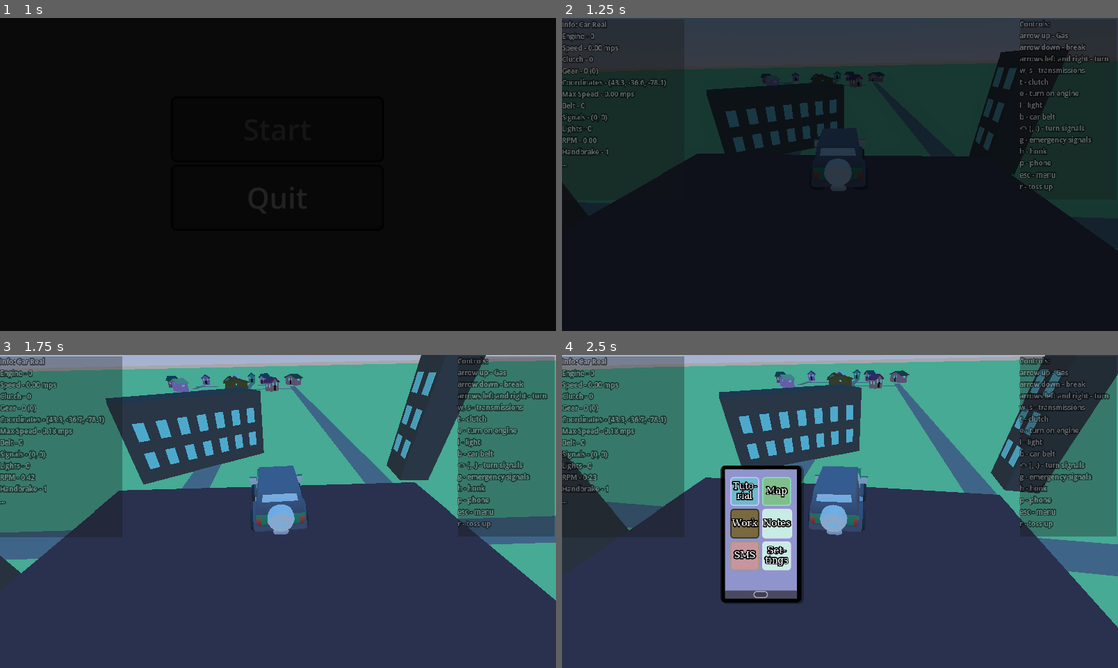
Above: before the commit, frames 1-4 (two rows, left to right).
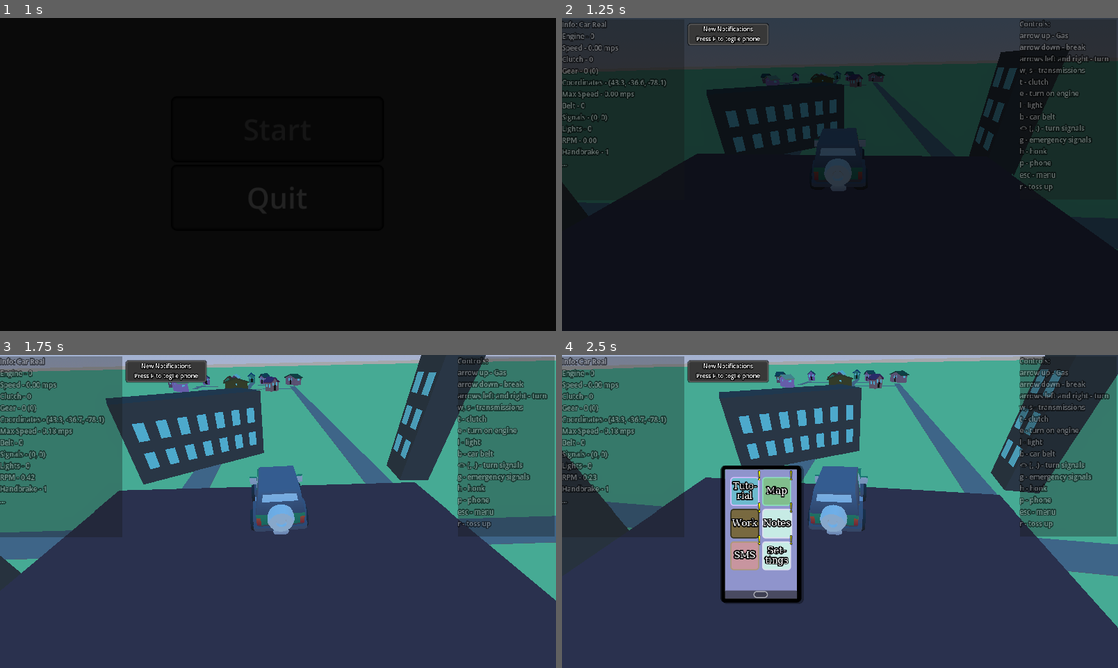
Above: after the commit, the same moments.

Repository: artemagant/JameGam
Game: Godot game, scene res://Scenes/Main/main.tscn
Same seed, same stepped clock (60 frames per second), same inputs: the game is played once before the commit and once after it. The engine's default icon, where the game draws it, is replaced by a stand-in: a white triangle on a blue panel in a dark square.
Inputs (mouse positions are in pixels of both pictures, inside the frame that each line leads up to):
- Up to frame 1 (1 s): click "Start" at 0.5 s
- Up to frame 2 (1.25 s): no input
- Up to frame 3 (1.75 s): tap P (phone) at 1.25 s; move the mouse to (305, 511) at 1.27 s; hold Up (up) from 1.28 s (still down); hold P (phone) from 1.28 s (still down)
- Up to frame 4 (2.5 s): keep holding Up (up); move the mouse to (812, 511) at 2.02 s; release P (phone) at 2.03 s; tap W (add_gear) at 2.1 s; tap P (phone) at 2.3 s

Frame 1 is identical in both runs. In frame 2, 0.4% of the frame differs, in the area x 22-38%, y 1-9%; in frame 3, 1.1%; in frame 4, 1.2%, in the area x 22-42%, y 1-61%.

Commit message:
Working on phone - working on sms

Diff:
--- a/jame-gam/Scenes/Game_UI/ui.gd
+++ b/jame-gam/Scenes/Game_UI/ui.gd
@@ -1,4 +1,6 @@
 extends CanvasGroup
+
+@onready var new_sms_pop_up: Panel = $New_SMS_PopUp
 
 @onready var phone_panel: Panel = $Phone
 
@@ -13,7 +15,14 @@
 
 @onready var current_app: Panel = main_app
 
-
+var ones_shifts_apps := {
+	"Tutorial_App": 1,
+	"Map_App": 1,
+	"Work_App": 1,
+	"Notes_App": 1,
+	"Sms_App": 1,
+	"Settings_App": 1,
+}
 # Settings
 @onready var music_level: Label = $Phone/Settings_App/Buttons/HBoxContainer/Control/CenterContainer/Music_Level
 @onready var sfx_level: Label = $Phone/Settings_App/Buttons/HBoxContainer2/Control/CenterContainer/SFX_Level
@@ -24,8 +33,10 @@
 var bus_sfx: = AudioServer.get_bus_index("SFX")
 
 var _phone: = false
+
 func _ready() -> void:
 	change_text()
+	notification_popup()
 	phone_panel.visible = false
 	$Phone/Navigation/Close_Apps.pressed.connect(change_app.bind(main_app, true))
 	$Phone/Main/Tutorial_App.pressed.connect(change_app.bind(tutorial_app))
@@ -34,6 +45,11 @@
 	$Phone/Main/Notes_App.pressed.connect(change_app.bind(notes_app))
 	$Phone/Main/Sms_App.pressed.connect(change_app.bind(sms_app))
 	$Phone/Main/Settings_App.pressed.connect(change_app.bind(settings_app))
+
+func notification_popup():
+	if _phone:
+		return
+	new_sms_pop_up.visible = true
 
 func phone():
 	_phone = !_phone
@@ -59,7 +75,19 @@
 		current_app.visible = false
 		app.visible = true
 		current_app = app
-
+		if app.name != "Main":
+			one_shift_notification(app.name, false)
+			var values = ones_shifts_apps.values()
+			if values == [0, 0, 0, 0, 0, 0]:
+				new_sms_pop_up.visible = false
+			else:
+				new_sms_pop_up.visible = true
+func one_shift_notification(_name: String, state: bool):
+	main_app.get_node(_name).get_child(0).visible = state
+	ones_shifts_apps[_name] = int(state)
+	var values = ones_shifts_apps.values()
+	if values == [0, 0, 0, 0, 0, 0]:
+		print(1)
 #region Settings
 func change_text():
 	music_level.text = str(music_volum)
@@ -107,3 +135,6 @@
 func _on_extra_ui_toggled(toggled_on: bool) -> void:
 	extra_ui.visible = toggled_on
 #endregion
+#region SMS
+
+#endregion
--- a/jame-gam/Scenes/Game_UI/ui.tscn
+++ b/jame-gam/Scenes/Game_UI/ui.tscn
@@ -107,6 +107,36 @@
 corner_radius_bottom_right = 5
 corner_radius_bottom_left = 5
 
+[sub_resource type="FontFile" id="FontFile_xhq5x"]
+cache/0/variation_coordinates = {}
+cache/0/face_index = 0
+cache/0/embolden = 0.0
+cache/0/transform = Transform2D(1, 0, 0, 1, 0, 0)
+cache/0/spacing_top = 0
+cache/0/spacing_bottom = 0
+cache/0/spacing_space = 0
+cache/0/spacing_glyph = 0
+cache/0/baseline_offset = 0.0
+cache/0/16/0/ascent = 0.0
+cache/0/16/0/descent = 0.0
+cache/0/16/0/underline_position = 0.0
+cache/0/16/0/underline_thickness = 0.0
+cache/0/16/0/scale = 1.0
+cache/0/20/0/ascent = 0.0
+cache/0/20/0/descent = 0.0
+cache/0/20/0/underline_position = 0.0
+cache/0/20/0/underline_thickness = 0.0
+cache/0/20/0/scale = 1.0
+
+[sub_resource type="LabelSettings" id="LabelSettings_20fwi"]
+font = SubResource("FontFile_xhq5x")
+font_size = 20
+font_color = Color(1, 1, 0, 1)
+outline_size = 3
+outline_color = Color(0, 0, 0, 1)
+shadow_size = 3
+shadow_color = Color(0, 0, 0, 0.17254902)
+
 [sub_resource type="StyleBoxFlat" id="StyleBoxFlat_d1xol"]
 bg_color = Color(0.50568247, 0.744984, 0.5523445, 1)
 border_width_left = 2
@@ -317,6 +347,9 @@
 shadow_offset = Vector2(3, 1)
 
 [sub_resource type="FontFile" id="FontFile_gvjwk"]
+subpixel_positioning = 0
+msdf_pixel_range = 14
+msdf_size = 128
 cache/0/variation_coordinates = {}
 cache/0/face_index = 0
 cache/0/embolden = 0.0
@@ -348,6 +381,63 @@
 outline_size = 7
 outline_color = Color(0, 0, 0, 1)
 
+[sub_resource type="StyleBoxFlat" id="StyleBoxFlat_0dyuf"]
+bg_color = Color(0.37769407, 0.37149385, 0.3127934, 1)
+border_width_left = 8
+border_width_top = 7
+border_width_right = 8
+border_width_bottom = 7
+border_color = Color(0.8, 0.8, 0.8, 0)
+corner_radius_top_left = 7
+corner_radius_top_right = 7
+corner_radius_bottom_right = 7
+corner_radius_bottom_left = 7
+shadow_color = Color(0, 0, 0, 0)
+shadow_size = 2
+shadow_offset = Vector2(3, 1)
+
+[sub_resource type="StyleBoxFlat" id="StyleBoxFlat_4cr2g"]
+bg_color = Color(0, 0, 0, 0.5137255)
+border_width_bottom = 2
+border_color = Color(0, 0, 0, 0.8666667)
+corner_radius_bottom_right = 5
+corner_radius_bottom_left = 5
+
+[sub_resource type="FontFile" id="FontFile_j7656"]
+cache/0/variation_coordinates = {}
+cache/0/face_index = 0
+cache/0/embolden = 0.0
+cache/0/transform = Transform2D(1, 0, 0, 1, 0, 0)
+cache/0/spacing_top = 0
+cache/0/spacing_bottom = 0
+cache/0/spacing_space = 0
+cache/0/spacing_glyph = 0
+cache/0/baseline_offset = 0.0
+cache/0/16/0/ascent = 0.0
+cache/0/16/0/descent = 0.0
+cache/0/16/0/underline_position = 0.0
+cache/0/16/0/underline_thickness = 0.0
+cache/0/16/0/scale = 1.0
+cache/0/10/0/ascent = 0.0
+cache/0/10/0/descent = 0.0
+cache/0/10/0/underline_position = 0.0
+cache/0/10/0/underline_thickness = 0.0
+cache/0/10/0/scale = 1.0
+cache/0/12/0/ascent = 0.0
+cache/0/12/0/descent = 0.0
+cache/0/12/0/underline_position = 0.0
+cache/0/12/0/underline_thickness = 0.0
+cache/0/12/0/scale = 1.0
+
+[sub_resource type="LabelSettings" id="LabelSettings_d1xol"]
+font = SubResource("FontFile_j7656")
+font_size = 12
+font_color = Color(0.67319477, 0, 0.1710507, 1)
+outline_size = 5
+outline_color = Color(0, 0, 0, 1)
+shadow_size = 3
+shadow_color = Color(0, 0, 0, 0.3019608)
+
 [sub_resource type="LabelSettings" id="LabelSettings_xhq5x"]
 font_size = 10
 
@@ -559,6 +649,26 @@
 corner_radius_top_right = 5
 corner_radius_bottom_right = 5
 corner_radius_bottom_left = 5
+
+[sub_resource type="StyleBoxFlat" id="StyleBoxFlat_imj76"]
+bg_color = Color(0.218061, 0.21806106, 0.21806088, 1)
+border_width_left = 2
+border_width_top = 2
+border_width_right = 2
+border_width_bottom = 2
+border_color = Color(0.34407574, 0.3440758, 0.34407547, 1)
+corner_radius_top_left = 4
+corner_radius_top_right = 4
+corner_radius_bottom_right = 4
+corner_radius_bottom_left = 4
+shadow_size = 2
+
+[sub_resource type="LabelSettings" id="LabelSettings_uu0mk"]
+font_size = 10
+outline_size = 5
+outline_color = Color(0, 0, 0, 1)
+shadow_size = 2
+shadow_color = Color(0, 0, 0, 0.61960787)
 
 [sub_resource type="RectangleShape2D" id="RectangleShape2D_aa8u4"]
 size = Vector2(120, 120)
@@ -665,6 +775,16 @@
 text = "Tuto-
 rial"
 
+[node name="Notification" type="Label" parent="Phone/Main/Tutorial_App" unique_id=563230462]
+modulate = Color(1, 1, 0, 1)
+layout_mode = 0
+offset_left = 46.0
+offset_top = -11.0
+offset_right = 52.0
+offset_bottom = 17.0
+text = "!"
+label_settings = SubResource("LabelSettings_20fwi")
+
 [node name="Map_App" type="Button" parent="Phone/Main" unique_id=277685489]
 layout_mode = 0
 offset_left = 72.0
@@ -680,6 +800,16 @@
 theme_override_styles/hover = SubResource("StyleBoxFlat_ml2xb")
 text = "Map"
 
+[node name="Notification" type="Label" parent="Phone/Main/Map_App" unique_id=1751500546]
+modulate = Color(1, 1, 0, 1)
+layout_mode = 0
+offset_left = 46.0
+offset_top = -11.0
+offset_right = 52.0
+offset_bottom = 17.0
+text = "!"
+label_settings = SubResource("LabelSettings_20fwi")
+
 [node name="Work_App" type="Button" parent="Phone/Main" unique_id=288961312]
 layout_mode = 0
 offset_left = 17.0
@@ -695,6 +825,16 @@
 theme_override_styles/hover = SubResource("StyleBoxFlat_1qxji")
 text = "Work"
 
+[node name="Notification" type="Label" parent="Phone/Main/Work_App" unique_id=1901037282]
+modulate = Color(1, 1, 0, 1)
+layout_mode = 0
+offset_left = 46.0
+offset_top = -11.0
+offset_right = 52.0
+offset_bottom = 17.0
+text = "!"
+label_settings = SubResource("LabelSettings_20fwi")
+
 [node name="Notes_App" type="Button" parent="Phone/Main" unique_id=921551013]
 layout_mode = 0
 offset_left = 72.0
@@ -710,6 +850,16 @@
 theme_override_styles/hover = SubResource("StyleBoxFlat_5657v")
 text = "Notes"
 
+[node name="Notification" type="Label" parent="Phone/Main/Notes_App" unique_id=470763039]
+modulate = Color(1, 1, 0, 1)
+layout_mode = 0
+offset_left = 46.0
+offset_top = -11.0
+offset_right = 52.0
+offset_bottom = 17.0
+text = "!"
+label_settings = SubResource("LabelSettings_20fwi")
+
 [node name="Sms_App" type="Button" parent="Phone/Main" unique_id=1698657779]
 layout_mode = 0
 offset_left = 17.0
@@ -724,6 +874,16 @@
 theme_override_styles/pressed = SubResource("StyleBoxFlat_524vd")
 theme_override_styles/hover = SubResource("StyleBoxFlat_hvgcf")
 text = "SMS"
+
+[node name="Notification" type="Label" parent="Phone/Main/Sms_App" unique_id=1982189081]
+modulate = Color(1, 1, 0, 1)
+layout_mode = 0
+offset_left = 46.0
+offset_top = -11.0
+offset_right = 52.0
+offset_bottom = 17.0
+text = "!"
+label_settings = SubResource("LabelSettings_20fwi")
 
 [node name="Settings_App" type="Button" parent="Phone/Main" unique_id=862108939]
 layout_mode = 0
@@ -741,7 +901,18 @@
 text = "Set-
 tings"
 
+[node name="Notification" type="Label" parent="Phone/Main/Settings_App" unique_id=1108907974]
+modulate = Color(1, 1, 0, 1)
+layout_mode = 0
+offset_left = 46.0
+offset_top = -11.0
+offset_right = 52.0
+offset_bottom = 17.0
+text = "!"
+label_settings = SubResource("LabelSettings_20fwi")
+
 [node name="Tutorial_App" type="Panel" parent="Phone" unique_id=1726127569]
+visible = false
 layout_mode = 1
 anchors_preset = 15
 anchor_right = 1.0
@@ -866,14 +1037,29 @@
 label_settings = SubResource("LabelSettings_hasax")
 
 [node name="Sms_App" type="Panel" parent="Phone" unique_id=169316686]
-visible = false
 layout_mode = 1
 anchors_preset = 15
 anchor_right = 1.0
 anchor_bottom = 1.0
 grow_horizontal = 2
 grow_vertical = 2
-theme_override_styles/panel = SubResource("StyleBoxFlat_20fwi")
+theme_override_styles/panel = SubResource("StyleBoxFlat_0dyuf")
+
+[node name="Boss_Sms" type="Panel" parent="Phone/Sms_App" unique_id=269383309]
+layout_mode = 0
+offset_left = 7.0
+offset_top = 6.0
+offset_right = 133.0
+offset_bottom = 26.0
+theme_override_styles/panel = SubResource("StyleBoxFlat_4cr2g")
+
+[node name="Boss_Sms" type="Label" parent="Phone/Sms_App/Boss_Sms" unique_id=718765488]
+layout_mode = 0
+offset_left = 8.0
+offset_right = 113.0
+offset_bottom = 23.0
+text = "BOSSS  +***********"
+label_settings = SubResource("LabelSettings_d1xol")
 
 [node name="Under_Development_Label" type="Label" parent="Phone/Sms_App" unique_id=529821490]
 modulate = Color(1, 1, 1, 0.5568628)
@@ -1092,6 +1278,24 @@
 offset_right = 40.0
 offset_bottom = 40.0
 
+[node name="New_SMS_PopUp" type="Panel" parent="." unique_id=467834726]
+offset_left = 218.0
+offset_top = 10.0
+offset_right = 357.0
+offset_bottom = 47.0
+theme_override_styles/panel = SubResource("StyleBoxFlat_imj76")
+
+[node name="Label" type="Label" parent="New_SMS_PopUp" unique_id=1107237977]
+layout_mode = 0
+offset_left = 4.0
+offset_top = 2.0
+offset_right = 136.0
+offset_bottom = 33.0
+text = "New Notifications
+Press P to toglle phone"
+label_settings = SubResource("LabelSettings_uu0mk")
+horizontal_alignment = 1
+
 [node name="Phone_Buttons" type="Node2D" parent="." unique_id=1395394327]
 position = Vector2(-1, -30)
 metadata/_edit_group_ = true
